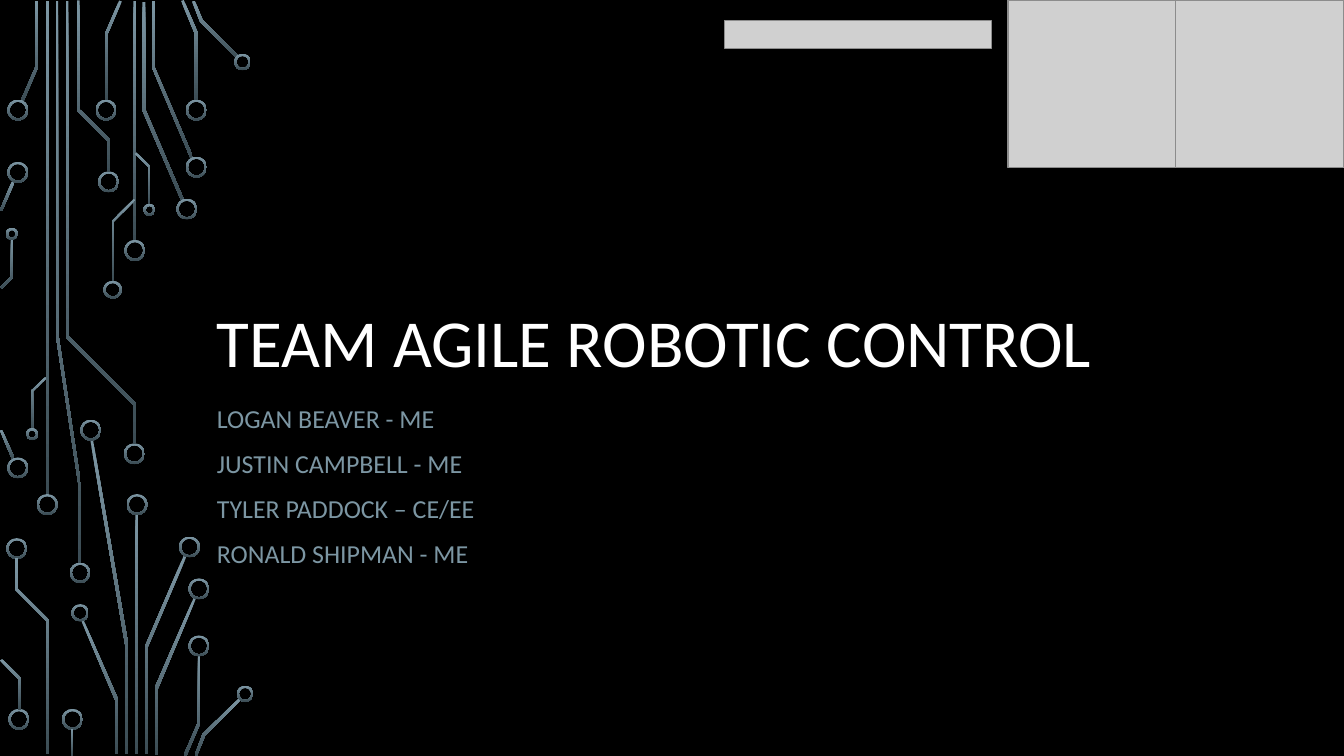
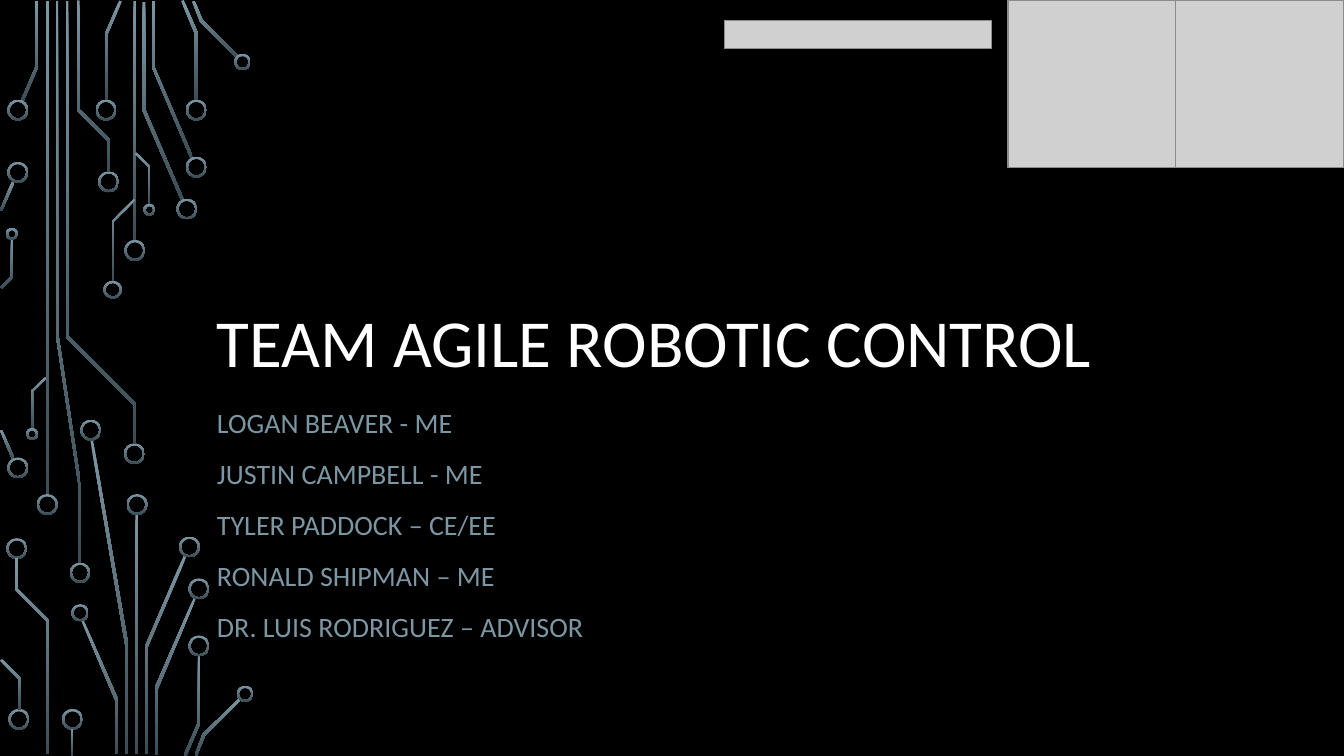
Before and after one commit to Logiant/AgileRoboticControls, a slide deck: slide 1 of Documentation/Presentation/Design Powerpoint.pptx. Drawn at 1344x756 pixels with LibreOffice and Linux fonts; fonts in the diff are those of the drawing; grey boxes stand for pictures; background and template pictures are left out. Boxes give left, top, right and bottom in pixels: in the first picture for what was removed or moved away, otherwise in the second. Text is boxed around its words. In the diff, an @@ line names an element or a change of style, - is before the commit and + after.

```diff
--- a/Documentation/Presentation/Design Powerpoint.pptx
+++ b/Documentation/Presentation/Design Powerpoint.pptx
@@ subtitle at [217,415,496,536]: size 18.5 to 20 pt in "LOGAN BEAVER - ME", "JUSTIN CAMPBELL - ME", "TYLER PADDOCK – CE/EE"; line spacing 1 to 1.1 @@
@@ subtitle at [217,568,583,637]: text changed; size 18.5 to 20 pt @@
-RONALD SHIPMAN - ME
+RONALD SHIPMAN – ME
+DR. LUIS RODRIGUEZ – ADVISOR
```
Also in this commit, not shown: 1 other slide changed, 2 other files.
